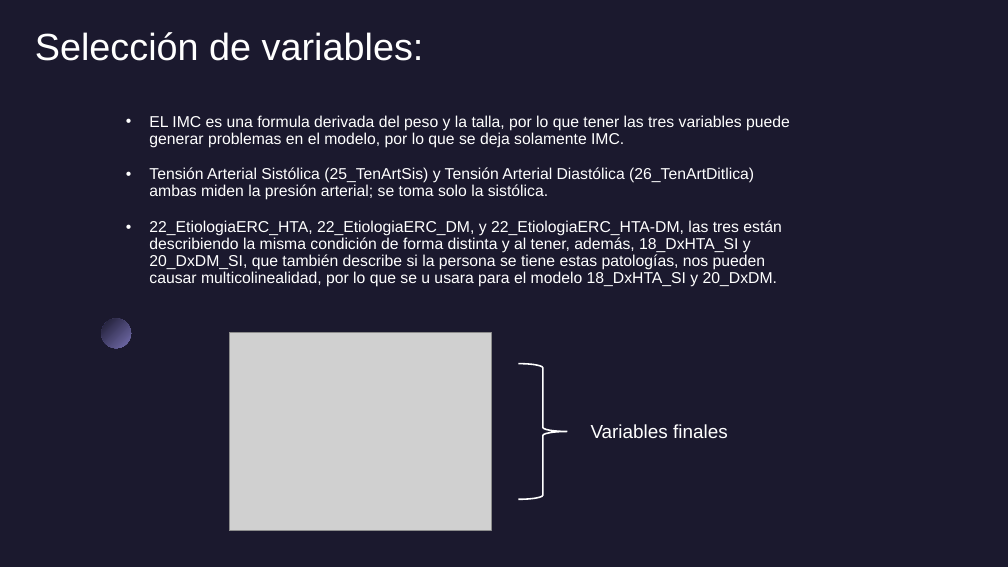
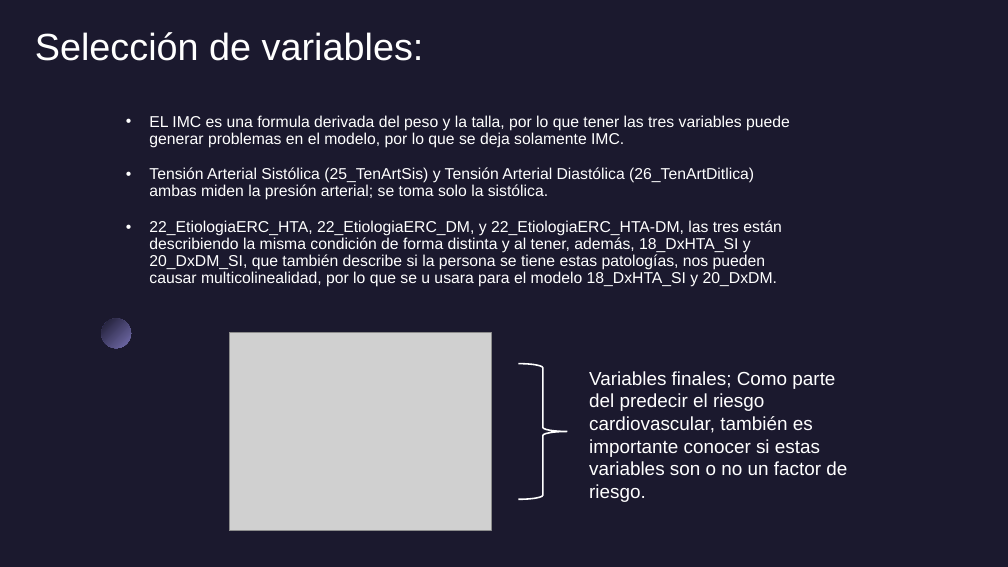
Before and after one commit to mariprsr/Equipo-Analisis-exploratorio, a slide deck: slide 5 of Presentaciòn modelo.odp. Drawn at 1008x567 pixels with LibreOffice and Linux fonts; fonts in the diff are those of the drawing; grey boxes stand for pictures. Boxes give left, top, right and bottom in pixels: in the first picture for what was removed or moved away, otherwise in the second. Text is boxed around its words. In the diff, an @@ line names an element or a change of style, - is before the commit and + after.

```diff
--- a/Presentaciòn modelo.odp
+++ b/Presentaciòn modelo.odp
@@ text at (x1=589, y1=371, x2=847, y2=502): text changed @@
-Variables finales
+Variables finales; Como parte del predecir el riesgo cardiovascular, también es importante conocer si estas variables son o no un factor de riesgo.
```
Also in this commit, not shown: 1 other file.
